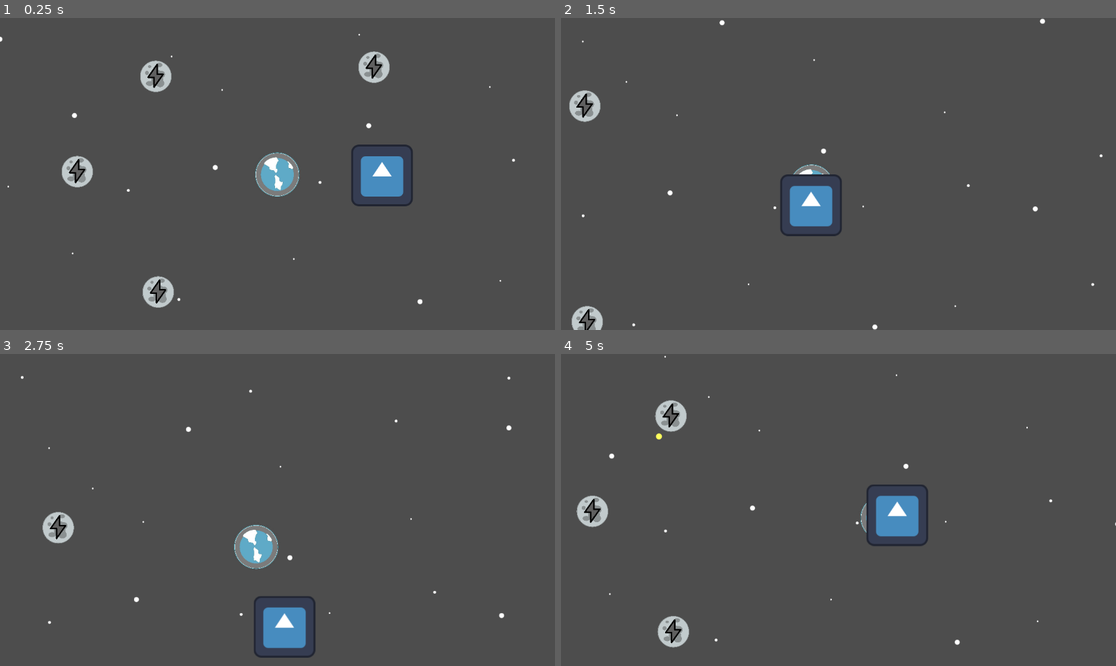
Above: before the commit, frames 1-4 (two rows, left to right).
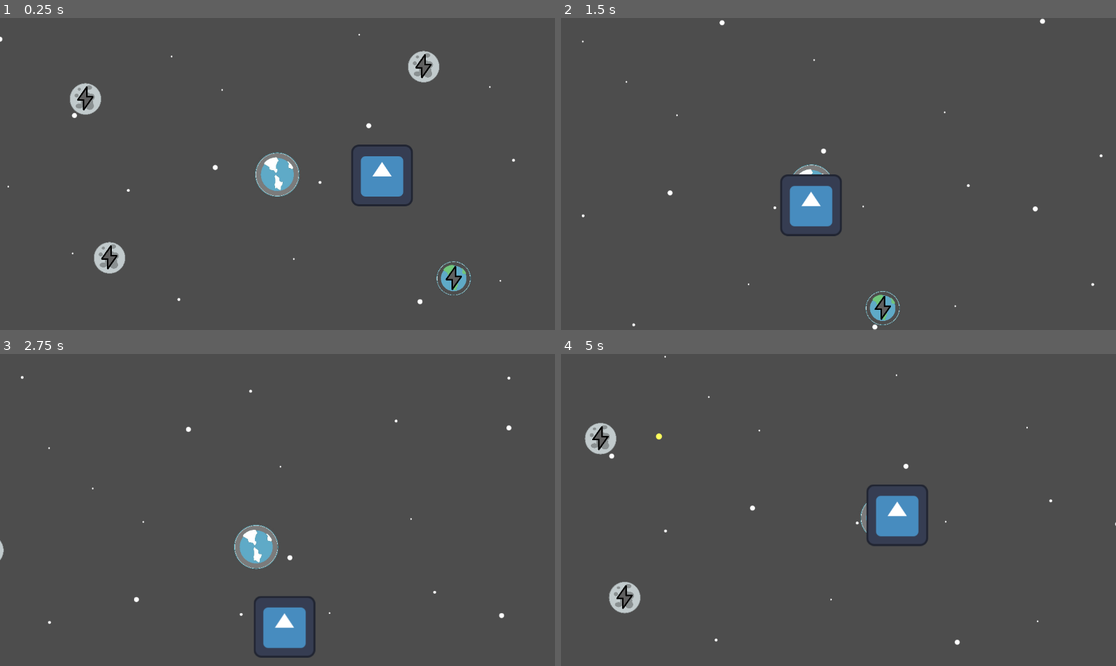
Above: after the commit, the same moments.

Repository: newohrim/planet-cycle-2d
Game: Godot game, scene res://scenes/levels/main.tscn
Same seed, same stepped clock (60 frames per second), same inputs: the game is played once before the commit and once after it. The engine's default icon, where the game draws it, is replaced by a stand-in: a white triangle on a blue panel in a dark square.
Inputs (mouse positions are in pixels of both pictures, inside the frame that each line leads up to):
- Up to frame 1 (0.25 s): no input
- Up to frame 2 (1.5 s): tap Enter at 0.5 s; move the mouse to (960, 158) at 0.52 s; hold Space (Consume) 0.53-1.28 s; move the mouse to (727, 189) at 1.27 s; tap Space (Consume) at 1.35 s
- Up to frame 3 (2.75 s): move the mouse to (333, 441) at 2.02 s; hold Space (Consume) from 2.03 s (still down)
- Up to frame 4 (5 s): move the mouse to (810, 572) at 2.77 s; release Space (Consume) at 2.78 s; tap Space (Consume) at 2.85, 4.35 s; move the mouse to (1005, 556) at 3.52 s; hold Space (Consume) 3.53-4.28 s; move the mouse to (672, 463) at 4.27 s

The runs differ from the first frame. In frame 1, 3.2% of the frame differs, in the area x 11-85%, y 10-93%; in frame 2, 1.1%; in frame 3, 0.4%; in frame 4, 2.1%.

Commit message:
added healing moon & corresponding effect to player's health bar

Diff:
--- /dev/null
+++ b/scenes/bonuses/bonus_healing.tscn
@@ -0,0 +1,9 @@
+[gd_scene load_steps=2 format=3 uid="uid://c5hswc23ogbeo"]
+
+[ext_resource type="PackedScene" uid="uid://10cx1o5smjii" path="res://scenes/bonuses/bonus_generic.tscn" id="1_im8ak"]
+
+[node name="BonusHealing" instance=ExtResource("1_im8ak")]
+target_state = Array[int]([4])
+
+[node name="Timer" parent="." index="0"]
+wait_time = 10.0
--- a/scenes/bonuses/bonus_invulnerable.tscn
+++ b/scenes/bonuses/bonus_invulnerable.tscn
@@ -3,7 +3,7 @@
 [ext_resource type="PackedScene" uid="uid://10cx1o5smjii" path="res://scenes/bonuses/bonus_generic.tscn" id="1_5ht04"]
 
 [node name="BonusInvulnerable" instance=ExtResource("1_5ht04")]
-target_state = Array[int]([2])
+target_state = Array[int]([2, 8])
 
 [node name="Timer" parent="." index="0"]
 wait_time = 10.0
--- a/scenes/entities/moon.tscn
+++ /dev/null
@@ -1,86 +0,0 @@
-[gd_scene load_steps=14 format=3 uid="uid://66qjc3bhf4h5"]
-
-[ext_resource type="Script" uid="uid://bc5tmycvovwqq" path="res://scripts/nodes/entities/moon.gd" id="1_k52mt"]
-[ext_resource type="Texture2D" uid="uid://uq0m5yq34qv2" path="res://assets/sprites/moons/Moon1.png" id="1_slxk6"]
-[ext_resource type="Script" uid="uid://yn0xi8afng5w" path="res://scripts/components/orbit_move_component.gd" id="2_slxk6"]
-[ext_resource type="Texture2D" uid="uid://dthh6jd5065r7" path="res://assets/sprites/ui/bonusCounter.png" id="3_eqogm"]
-[ext_resource type="Script" uid="uid://dq72yf31jp351" path="res://scripts/nodes/moon_area.gd" id="4_168iw"]
-[ext_resource type="Script" uid="uid://bonqmajce3op0" path="res://scripts/nodes/ui/power_counter_bar.gd" id="4_n3srg"]
-[ext_resource type="Texture2D" uid="uid://bi4fuaxag0pv0" path="res://assets/sprites/ui/bonusCounterMask.png" id="4_q645q"]
-[ext_resource type="Script" uid="uid://bcw0wxwfbp4eq" path="res://scripts/components/destroy_when_far_away.gd" id="4_upsjo"]
-[ext_resource type="Script" uid="uid://cilxnmihkq60e" path="res://scripts/components/power_component.gd" id="5_eqogm"]
-[ext_resource type="Script" uid="uid://b15oivhgowff1" path="res://scripts/nodes/misc/tween_blinker.gd" id="5_n3srg"]
-[ext_resource type="Script" uid="uid://bvtd5mjvjwc4" path="res://scripts/bonuses/bonus_provider.gd" id="9_dwiev"]
-[ext_resource type="PackedScene" uid="uid://bp8f5l133egll" path="res://scenes/bonuses/bonus_invulnerable.tscn" id="10_k52mt"]
-
-[sub_resource type="CircleShape2D" id="CircleShape2D_b0kkn"]
-radius = 34.222378
-
-[node name="Moon" type="Node2D"]
-script = ExtResource("1_k52mt")
-
-[node name="PlanetSprite" type="Sprite2D" parent="."]
-scale = Vector2(0.13, 0.13)
-texture = ExtResource("1_slxk6")
-
-[node name="PowerCounterNode" type="Node2D" parent="."]
-scale = Vector2(0.08, 0.08)
-
-[node name="PowerCounterBar" type="TextureProgressBar" parent="PowerCounterNode" node_paths=PackedStringArray("tween_blinker")]
-anchors_preset = 8
-anchor_left = 0.5
-anchor_top = 0.5
-anchor_right = 0.5
-anchor_bottom = 0.5
-offset_left = -313.0
-offset_top = -313.0
-offset_right = 313.0
-offset_bottom = 313.0
-grow_horizontal = 2
-grow_vertical = 2
-size_flags_horizontal = 4
-size_flags_vertical = 4
-fill_mode = 3
-texture_under = ExtResource("3_eqogm")
-texture_progress = ExtResource("4_q645q")
-tint_progress = Color(1, 1, 0.21568628, 1)
-script = ExtResource("4_n3srg")
-tween_blinker = NodePath("../TweenBlinker")
-
-[node name="TweenBlinker" type="Node" parent="PowerCounterNode"]
-script = ExtResource("5_n3srg")
-loop = true
-blink_half_duration = 0.2
-target_color = Color(0.16078432, 0.16078432, 0.16078432, 0.21568628)
-metadata/_custom_type_script = "uid://b15oivhgowff1"
-
-[node name="MoonArea" type="Area2D" parent="."]
-collision_layer = 4
-collision_mask = 10
-script = ExtResource("4_168iw")
-
-[node name="MoonShape" type="CollisionShape2D" parent="MoonArea"]
-position = Vector2(0, 1.105)
-scale = Vector2(1.035, 1.035)
-shape = SubResource("CircleShape2D_b0kkn")
-
-[node name="MoveComponent" type="Node" parent="."]
-script = ExtResource("2_slxk6")
-move_speed = -3.5
-
-[node name="PowerComponent" type="Node" parent="."]
-unique_name_in_owner = true
-script = ExtResource("5_eqogm")
-
-[node name="BonusProvider" type="Node" parent="."]
-unique_name_in_owner = true
-script = ExtResource("9_dwiev")
-bonusScene = ExtResource("10_k52mt")
-metadata/_custom_type_script = "uid://bvtd5mjvjwc4"
-
-[node name="DestroyWhenFarAway" type="Node" parent="."]
-script = ExtResource("4_upsjo")
-
-[connection signal="area_entered" from="MoonArea" to="MoveComponent" method="_on_area_entered"]
-[connection signal="power_received" from="MoonArea" to="PowerComponent" method="add_power_from_node"]
-[connection signal="power_received" from="PowerComponent" to="PowerCounterNode/PowerCounterBar" method="_on_power_received"]
--- /dev/null
+++ b/scenes/entities/moon_base.tscn
@@ -0,0 +1,84 @@
+[gd_scene load_steps=13 format=3 uid="uid://b61p68o1ltjth"]
+
+[ext_resource type="Script" uid="uid://f2xmdvslulbp" path="res://scripts/nodes/entities/moon_base.gd" id="1_eftg1"]
+[ext_resource type="Texture2D" uid="uid://uq0m5yq34qv2" path="res://assets/sprites/moons/Moon1.png" id="2_g81up"]
+[ext_resource type="Texture2D" uid="uid://dthh6jd5065r7" path="res://assets/sprites/ui/bonusCounter.png" id="3_2tn4r"]
+[ext_resource type="Texture2D" uid="uid://bi4fuaxag0pv0" path="res://assets/sprites/ui/bonusCounterMask.png" id="4_5ngu6"]
+[ext_resource type="Script" uid="uid://bonqmajce3op0" path="res://scripts/nodes/ui/power_counter_bar.gd" id="5_tueem"]
+[ext_resource type="Script" uid="uid://b15oivhgowff1" path="res://scripts/nodes/misc/tween_blinker.gd" id="6_rkgqo"]
+[ext_resource type="Script" uid="uid://dq72yf31jp351" path="res://scripts/nodes/moon_area.gd" id="7_aegpw"]
+[ext_resource type="Script" uid="uid://yn0xi8afng5w" path="res://scripts/components/orbit_move_component.gd" id="8_qujrb"]
+[ext_resource type="Script" uid="uid://cilxnmihkq60e" path="res://scripts/components/power_component.gd" id="10_eftg1"]
+[ext_resource type="Script" uid="uid://bvtd5mjvjwc4" path="res://scripts/bonuses/bonus_provider.gd" id="10_up2om"]
+[ext_resource type="Script" uid="uid://bcw0wxwfbp4eq" path="res://scripts/components/destroy_when_far_away.gd" id="12_xjrq8"]
+
+[sub_resource type="CircleShape2D" id="CircleShape2D_b0kkn"]
+radius = 34.222378
+
+[node name="Moon" type="Node2D"]
+script = ExtResource("1_eftg1")
+
+[node name="PlanetSprite" type="Sprite2D" parent="."]
+scale = Vector2(0.13, 0.13)
+texture = ExtResource("2_g81up")
+
+[node name="PowerCounterNode" type="Node2D" parent="."]
+scale = Vector2(0.08, 0.08)
+
+[node name="PowerCounterBar" type="TextureProgressBar" parent="PowerCounterNode" node_paths=PackedStringArray("tween_blinker")]
+anchors_preset = 8
+anchor_left = 0.5
+anchor_top = 0.5
+anchor_right = 0.5
+anchor_bottom = 0.5
+offset_left = -313.0
+offset_top = -313.0
+offset_right = 313.0
+offset_bottom = 313.0
+grow_horizontal = 2
+grow_vertical = 2
+size_flags_horizontal = 4
+size_flags_vertical = 4
+fill_mode = 3
+texture_under = ExtResource("3_2tn4r")
+texture_progress = ExtResource("4_5ngu6")
+tint_progress = Color(1, 1, 0.21568628, 1)
+script = ExtResource("5_tueem")
+tween_blinker = NodePath("../TweenBlinker")
+
+[node name="TweenBlinker" type="Node" parent="PowerCounterNode"]
+script = ExtResource("6_rkgqo")
+loop = true
+blink_half_duration = 0.2
+target_color = Color(0.16078432, 0.16078432, 0.16078432, 0.21568628)
+metadata/_custom_type_script = "uid://b15oivhgowff1"
+
+[node name="MoonArea" type="Area2D" parent="."]
+collision_layer = 4
+collision_mask = 10
+script = ExtResource("7_aegpw")
+
+[node name="MoonShape" type="CollisionShape2D" parent="MoonArea"]
+position = Vector2(0, 1.105)
+scale = Vector2(1.035, 1.035)
+shape = SubResource("CircleShape2D_b0kkn")
+
+[node name="MoveComponent" type="Node" parent="."]
+script = ExtResource("8_qujrb")
+move_speed = -3.5
+
+[node name="BonusProvider" type="Node" parent="."]
+unique_name_in_owner = true
+script = ExtResource("10_up2om")
+metadata/_custom_type_script = "uid://bvtd5mjvjwc4"
+
+[node name="PowerComponent" type="Node" parent="."]
+unique_name_in_owner = true
+script = ExtResource("10_eftg1")
+
+[node name="DestroyWhenFarAway" type="Node" parent="."]
+script = ExtResource("12_xjrq8")
+
+[connection signal="area_entered" from="MoonArea" to="MoveComponent" method="_on_area_entered"]
+[connection signal="power_received" from="MoonArea" to="PowerComponent" method="add_power_from_node"]
+[connection signal="power_received" from="PowerComponent" to="PowerCounterNode/PowerCounterBar" method="_on_power_received"]
--- /dev/null
+++ b/scenes/entities/moon_healing.tscn
@@ -0,0 +1,20 @@
+[gd_scene load_steps=4 format=3 uid="uid://8168qfbfq2o8"]
+
+[ext_resource type="PackedScene" uid="uid://b61p68o1ltjth" path="res://scenes/entities/moon_base.tscn" id="1_nyv13"]
+[ext_resource type="Texture2D" uid="uid://btat08pqy0el7" path="res://assets/sprites/moons/MoonHealing.png" id="2_2ra0j"]
+[ext_resource type="PackedScene" uid="uid://c5hswc23ogbeo" path="res://scenes/bonuses/bonus_healing.tscn" id="3_rhket"]
+
+[node name="MoonHealing" instance=ExtResource("1_nyv13")]
+
+[node name="PlanetSprite" parent="." index="0"]
+scale = Vector2(0.155, 0.155)
+texture = ExtResource("2_2ra0j")
+
+[node name="PowerCounterBar" parent="PowerCounterNode" index="0"]
+tint_progress = Color(0.21176471, 0.74509805, 0.21568628, 1)
+
+[node name="TweenBlinker" parent="PowerCounterNode" index="1"]
+target_color = Color(0.21176471, 0.93333334, 0.21568628, 1)
+
+[node name="BonusProvider" parent="." index="4"]
+bonusScene = ExtResource("3_rhket")
--- /dev/null
+++ b/scenes/entities/moon_simple.tscn
@@ -0,0 +1,9 @@
+[gd_scene load_steps=3 format=3 uid="uid://p1sro2dj74bq"]
+
+[ext_resource type="PackedScene" uid="uid://b61p68o1ltjth" path="res://scenes/entities/moon_base.tscn" id="1_e5j1w"]
+[ext_resource type="PackedScene" uid="uid://bp8f5l133egll" path="res://scenes/bonuses/bonus_invulnerable.tscn" id="3_5ji3k"]
+
+[node name="MoonSimple" instance=ExtResource("1_e5j1w")]
+
+[node name="BonusProvider" parent="." index="4"]
+bonusScene = ExtResource("3_5ji3k")
--- a/scenes/entities/player.tscn
+++ b/scenes/entities/player.tscn
@@ -16,6 +16,7 @@
 [ext_resource type="Script" uid="uid://bfrwfuso3cg4" path="res://scripts/nodes/ui/health_bar.gd" id="7_ss7kx"]
 [ext_resource type="Script" uid="uid://b1ljbsjhyepa8" path="res://scripts/nodes/ui/damage_blink_sprite.gd" id="8_dnykm"]
 [ext_resource type="Script" uid="uid://b15oivhgowff1" path="res://scripts/nodes/misc/tween_blinker.gd" id="9_c5rqy"]
+[ext_resource type="Script" uid="uid://df0r7nmfcmjdi" path="res://scripts/components/healer_component.gd" id="13_1yk18"]
 
 [sub_resource type="SpriteFrames" id="SpriteFrames_73kkf"]
 animations = [{
@@ -94,8 +95,13 @@
 script = ExtResource("5_5u6hq")
 metadata/_custom_type_script = "uid://coe4ntekc4ulp"
 
-[node name="HealthBar" type="TextureProgressBar" parent="."]
-modulate = Color(1, 1, 1, 0.25882354)
+[node name="HealerComponent" type="Node" parent="." node_paths=PackedStringArray("target_health")]
+script = ExtResource("13_1yk18")
+heal_rate = 3.5
+target_health = NodePath("../HealthComponent")
+metadata/_custom_type_script = "uid://df0r7nmfcmjdi"
+
+[node name="HealthBar" type="TextureProgressBar" parent="." node_paths=PackedStringArray("tween_blinker")]
 z_index = -1
 anchors_preset = 8
 anchor_left = 0.5
@@ -112,7 +118,16 @@
 value = 100.0
 fill_mode = 5
 texture_progress = ExtResource("6_d4qa6")
+tint_progress = Color(1, 1, 1, 0.25882354)
 script = ExtResource("7_ss7kx")
+tween_blinker = NodePath("TweenBlinker")
+
+[node name="TweenBlinker" type="Node" parent="HealthBar"]
+script = ExtResource("9_c5rqy")
+loop = true
+blink_half_duration = 0.5
+target_color = Color(0, 1, 0, 0.25882354)
+metadata/_custom_type_script = "uid://b15oivhgowff1"
 
 [node name="DamageBlinkSprite" type="Sprite2D" parent="." node_paths=PackedStringArray("tween_blinker")]
 modulate = Color(1, 1, 1, 0)
--- a/scenes/levels/main.tscn
+++ b/scenes/levels/main.tscn
@@ -7,7 +7,8 @@
 [ext_resource type="Texture2D" uid="uid://c6wsjvhyo56db" path="res://assets/sprites/background/stars.png" id="3_vkq25"]
 [ext_resource type="Script" uid="uid://23fe0je0xtif" path="res://scripts/components/background_scroll_component.gd" id="4_7lrji"]
 [ext_resource type="Texture2D" uid="uid://jyx3g3vkkqp" path="res://icon.svg" id="5_rssyh"]
-[ext_resource type="PackedScene" uid="uid://66qjc3bhf4h5" path="res://scenes/entities/moon.tscn" id="6_hwp66"]
+[ext_resource type="PackedScene" uid="uid://p1sro2dj74bq" path="res://scenes/entities/moon_simple.tscn" id="8_vkq25"]
+[ext_resource type="PackedScene" uid="uid://8168qfbfq2o8" path="res://scenes/entities/moon_healing.tscn" id="9_7lrji"]
 
 [node name="Root" type="Node2D"]
 
@@ -40,14 +41,14 @@
 position = Vector2(217, 3)
 texture = ExtResource("5_rssyh")
 
-[node name="Moon" parent="." instance=ExtResource("6_hwp66")]
-position = Vector2(-416, -6)
+[node name="Moon" parent="." instance=ExtResource("8_vkq25")]
+position = Vector2(-399, -157)
 
-[node name="Moon2" parent="." instance=ExtResource("6_hwp66")]
-position = Vector2(-253, -204)
+[node name="Moon2" parent="." instance=ExtResource("8_vkq25")]
+position = Vector2(-349, 173)
 
-[node name="Moon3" parent="." instance=ExtResource("6_hwp66")]
-position = Vector2(200, -223)
+[node name="Moon3" parent="." instance=ExtResource("8_vkq25")]
+position = Vector2(303, -224)
 
-[node name="Moon4" parent="." instance=ExtResource("6_hwp66")]
-position = Vector2(-248, 244)
+[node name="Moon4" parent="." instance=ExtResource("9_7lrji")]
+position = Vector2(366, 216)
--- a/scenes/spawners/moon_spawner.tscn
+++ b/scenes/spawners/moon_spawner.tscn
@@ -1,13 +1,14 @@
-[gd_scene load_steps=4 format=3 uid="uid://0q4ejkfrux1r"]
+[gd_scene load_steps=5 format=3 uid="uid://0q4ejkfrux1r"]
 
 [ext_resource type="PackedScene" uid="uid://b3jtfmm3uyo6o" path="res://scenes/spawners/base_spawner.tscn" id="1_xfqsx"]
-[ext_resource type="PackedScene" uid="uid://66qjc3bhf4h5" path="res://scenes/entities/moon.tscn" id="2_lk6p4"]
+[ext_resource type="PackedScene" uid="uid://p1sro2dj74bq" path="res://scenes/entities/moon_simple.tscn" id="2_lk6p4"]
+[ext_resource type="PackedScene" uid="uid://8168qfbfq2o8" path="res://scenes/entities/moon_healing.tscn" id="3_je0cr"]
 [ext_resource type="Script" uid="uid://j37d6dh7e1a" path="res://scripts/nodes/spawners/spawn_amount_provider_filling.gd" id="3_lk6p4"]
 
 [node name="MoonSpawner" instance=ExtResource("1_xfqsx")]
 
 [node name="SceneProvider" parent="." index="0"]
-scenes = Array[PackedScene]([ExtResource("2_lk6p4")])
+scenes = Array[PackedScene]([ExtResource("2_lk6p4"), ExtResource("3_je0cr")])
 
 [node name="AmountProvider" parent="." index="2"]
 script = ExtResource("3_lk6p4")
--- a/scripts/bonuses/bonus_base.gd
+++ b/scripts/bonuses/bonus_base.gd
@@ -5,6 +5,9 @@
 
 @export
 var timer : Timer
+
+func is_same_bonus_type(_other : BonusBase) -> bool:
+	return false
 
 func bonus_begin() -> void:
 	pass
--- a/scripts/bonuses/bonus_generic.gd
+++ b/scripts/bonuses/bonus_generic.gd
@@ -3,6 +3,12 @@
 
 @export
 var target_state : Array[PlayerState.PLAYER_STATE_E]
+
+func is_same_bonus_type(_other : BonusBase) -> bool:
+	if not _other is BonusGeneric:
+		return false
+	# assuming different bonuses don't share same target states
+	return (_other as BonusGeneric).target_state == target_state
 
 func bonus_begin() -> void:
 	for state in target_state:
--- a/scripts/bonuses/bonuses_holder.gd
+++ b/scripts/bonuses/bonuses_holder.gd
@@ -7,7 +7,7 @@
 
 func add_bonus(bonus : BonusBase) -> void:
 	var idx = active_bonuses.find_custom(
-		func(other : BonusBase): return typeof(other) == typeof(bonus)
+		func(other : BonusBase): return other.is_same_bonus_type(bonus)
 	)
 	if idx >= 0:
 		active_bonuses[idx].bonus_sum(bonus)
--- /dev/null
+++ b/scripts/components/healer_component.gd
@@ -0,0 +1,23 @@
+class_name HealerComponent
+extends Node
+
+@export
+var heal_rate : float = 10.0
+
+@export
+var target_health : HealthComponent
+
+func _ready() -> void:
+	assert(target_health)
+	process_mode = Node.PROCESS_MODE_DISABLED # shouldn't ever heal from the start
+	ProjectGlobals.player_state.state_changed.connect(_on_player_state_changed)
+
+func _on_player_state_changed(state_flag : PlayerState.PLAYER_STATE_E, value : bool):
+	if state_flag == PlayerState.PLAYER_STATE_E.IS_HEALING:
+		if value:
+			process_mode = Node.PROCESS_MODE_INHERIT
+		else:
+			process_mode = Node.PROCESS_MODE_DISABLED
+
+func _process(delta: float) -> void:
+	target_health.apply_heal(self, heal_rate * delta)
--- a/scripts/components/health_component.gd
+++ b/scripts/components/health_component.gd
@@ -10,8 +10,23 @@
 var health : float = start_health
 
 func apply_damage(_from : Node, damage : float) -> void:
-	if health == 0.0 or ProjectGlobals.player_state.is_invulnerable():
+	if health == 0.0 or\
+	 not ProjectGlobals.player_state.is_alive() or\
+	 ProjectGlobals.player_state.is_ignore_damage():
 		return
 	assert(damage >= 0.0, "received negative damage")
-	health = max(health - damage, 0)
+	var new_health = max(health - damage, 0)
+	if new_health == health:
+		return
+	health = new_health
 	health_changed.emit(health, -damage)
+
+func apply_heal(_from : Node, heal : float) -> void:
+	if health == start_health or not ProjectGlobals.player_state.is_alive():
+		return
+	assert(heal >= 0.0, "received negative heal")
+	var new_health = min(health + heal, start_health)
+	if new_health == health:
+		return
+	health = new_health
+	health_changed.emit(health, heal)
--- a/scripts/nodes/entities/moon.gd
+++ b/scripts/nodes/entities/moon_base.gd
@@ -1,4 +1,4 @@
-class_name Moon
+class_name MoonBase
 extends Node2D
 
 @onready
@@ -7,8 +7,8 @@
 @onready
 var bonus_provider : BonusProvider = %BonusProvider
 
+func extract_bonus() -> BonusBase:
+	return bonus_provider.extract_bonus()
+
 func is_powered() -> bool:
 	return powerComp.is_powered()
-
-func extract_bonus() -> BonusBase:
-	return bonus_provider.extract_bonus()
--- a/scripts/nodes/entities/player.gd
+++ b/scripts/nodes/entities/player.gd
@@ -12,9 +12,9 @@
 		# TODO: make iterator?
 		for body in gravity_area.orbited_bodies:
 			# TODO: any better solution than actual type checking?
-			if (not body) or (not body is Moon):
+			if (not body) or (not body is MoonBase):
 				continue
-			var moon = body as Moon
+			var moon = body as MoonBase
 			if moon.is_powered():
 				var bonus = moon.extract_bonus()
 				bonuses_holder.add_bonus(bonus)  # activates bonus
--- a/scripts/nodes/misc/tween_blinker.gd
+++ b/scripts/nodes/misc/tween_blinker.gd
@@ -14,16 +14,31 @@
 
 var tween : Tween
 
+var object : Object
+
+var prop : NodePath
+
 func blink(obj : Node, property : NodePath):
-	if tween:
-		tween.kill()
+	stop()
+	object = obj
+	prop = property
 	tween = create_tween()
 	if loop:
 		tween.set_loops()
 	tween.set_trans(Tween.TransitionType.TRANS_SINE)
 	tween.tween_property(
-		obj, property, target_color, blink_half_duration
+		object, prop, target_color, blink_half_duration
 	)
 	tween.tween_property(
-		obj, property, initial_color, blink_half_duration
+		object, prop, initial_color, blink_half_duration
 	)
+
+func stop():
+	if tween:
+		tween.kill()
+	if object:
+		assert(prop)
+		print(str(prop))
+		object.set(str(prop), initial_color)
+		object = null
+		prop = NodePath()
--- a/scripts/nodes/ui/health_bar.gd
+++ b/scripts/nodes/ui/health_bar.gd
@@ -4,7 +4,15 @@
 @export
 var healthChangeSpeed = 10.0
 
+@export
+var tween_blinker : TweenBlinker
+
 var target_health : float = 100.0
+
+func _ready() -> void:
+	assert(tween_blinker)
+	tween_blinker.initial_color = self.tint_progress
+	ProjectGlobals.player_state.state_changed.connect(_on_player_state_changed)
 
 func on_health_changed(health : float, _delta : float):
 	target_health = health
@@ -14,3 +22,10 @@
 		set_value(0.0)  # progress bar value doesn't go lower than 3.0 for some reason
 	else:
 		set_value(lerp(get_value(), target_health, healthChangeSpeed * delta))
+
+func _on_player_state_changed(state_flag : PlayerState.PLAYER_STATE_E, bit_value : bool):
+	if state_flag == PlayerState.PLAYER_STATE_E.IS_HEALING:
+		if bit_value:
+			tween_blinker.blink(self, "tint_progress")
+		else:
+			tween_blinker.stop()
--- a/scripts/states/player_state.gd
+++ b/scripts/states/player_state.gd
@@ -6,6 +6,8 @@
 enum PLAYER_STATE_E {
 	IS_DEAD = 1 << 0,
 	IS_INVULNERABLE = 1 << 1,
+	IS_HEALING = 1 << 2,
+	IS_IGNORE_DAMAGE = 1 << 3,
 
 	DEFAULT = 0
 }
@@ -17,6 +19,12 @@
 
 func is_invulnerable() -> bool:
 	return _is_bit_set(PLAYER_STATE_E.IS_INVULNERABLE)
+
+func is_healing() -> bool:
+	return _is_bit_set(PLAYER_STATE_E.IS_HEALING)
+
+func is_ignore_damage() -> bool:
+	return _is_bit_set(PLAYER_STATE_E.IS_IGNORE_DAMAGE)
 
 func set_bit(bit : PLAYER_STATE_E) -> void:
 	assert(flags & bit == 0, str(bit) + " bit was already set")
Binary file added: assets/sprites/moons/MoonHealing.png
Not shown, added: assets/sprites/moons/MoonHealing.png.import
Not shown: 1 places in scenes/entities/player.tscn that only renumber resources
Not shown: 1 places in scenes/levels/main.tscn that only renumber resources
Not shown, added: scripts/components/healer_component.gd.uid
Not shown, removed: scripts/nodes/entities/moon.gd.uid
Not shown, added: scripts/nodes/entities/moon_base.gd.uid
